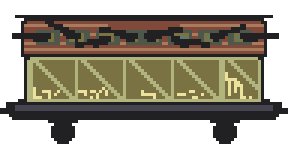
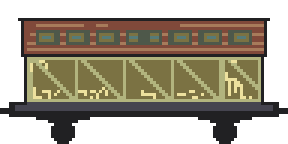
Layer changes from the first 288×144 image to the second:
hid "weapons", painted on it over [12, 18, 279, 105]
painted on "Layer 6" over [6, 15, 282, 120]
